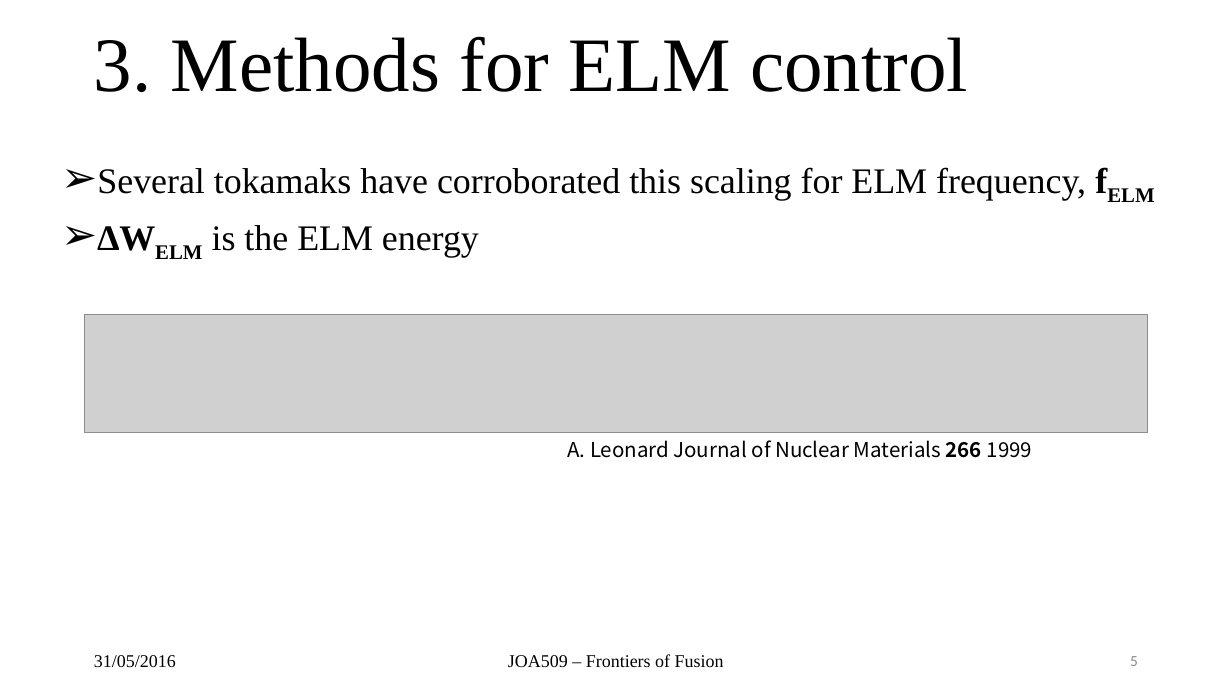
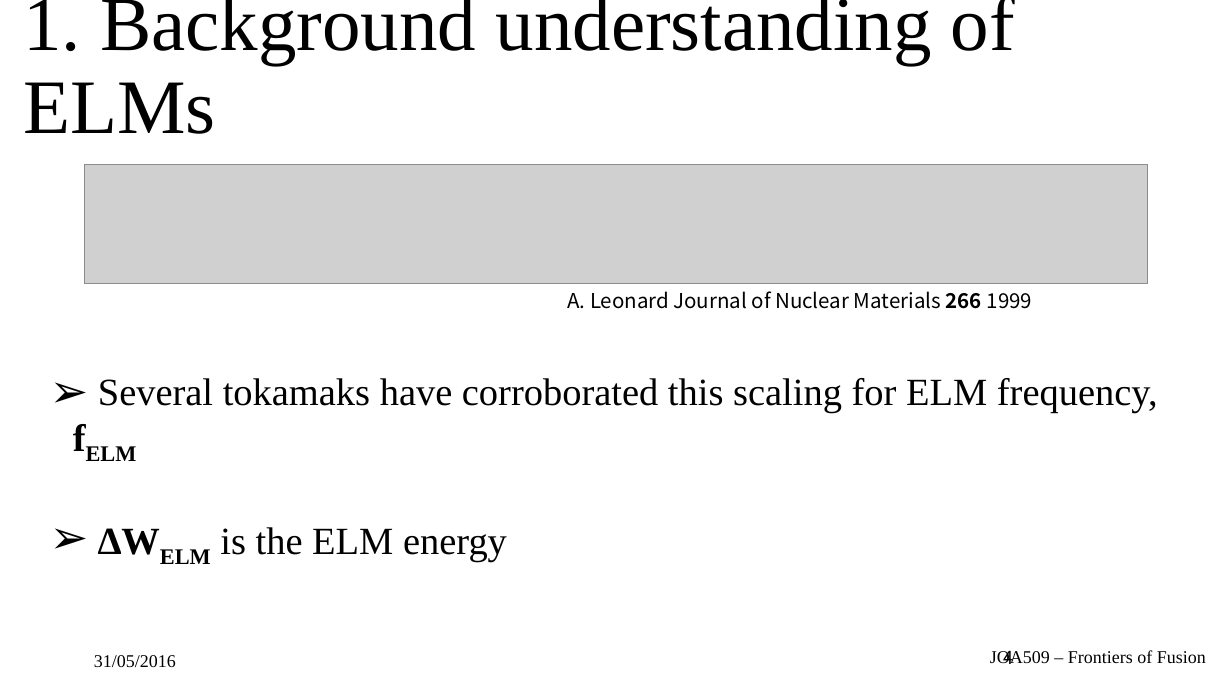
Before and after one commit to airdas/FFessay, a slide deck: slide 4 of Presentation/elmz.pptx (slide 5 before the commit). Drawn at 1232x693 pixels with LibreOffice and Linux fonts; fonts in the diff are those of the drawing; grey boxes stand for pictures; background and template pictures are left out. Boxes give left, top, right and bottom in pixels: in the first picture for what was removed or moved away, otherwise in the second. Text is boxed around its words. In the diff, an @@ line names an element or a change of style, - is before the commit and + after.

```diff
--- a/Presentation/elmz.pptx
+++ b/Presentation/elmz.pptx
@@ title added at (x1=23, y1=0, x2=1015, y2=134), 60 pt, text #000000 @@
+1. Background understanding of ELMs
@@ title removed at (x1=94, y1=36, x2=968, y2=92) @@
-3. Methods for ELM control
@@ picture moved from (x1=85, y1=314, x2=1148, y2=433) to (x1=85, y1=165, x2=1148, y2=284) @@
@@ text "A. Leonard Journal of Nuclear ..." moved from (x1=567, y1=440, x2=1032, y2=458) to (x1=567, y1=291, x2=1032, y2=309) @@
@@ text "Several tokamaks have corroborated this ..." moved from (x1=97, y1=167, x2=1086, y2=258) to (x1=98, y1=378, x2=1158, y2=562) @@
@@ text "Several tokamaks have corroborated this ..." at (x1=98, y1=378, x2=1158, y2=562): size 28 to 30 pt @@
@@ text "JOA509 – Frontiers of Fusion" moved from (x1=508, y1=654, x2=724, y2=667) to (x1=990, y1=650, x2=1206, y2=664) @@
@@ text "JOA509 – Frontiers of Fusion" at (x1=990, y1=650, x2=1206, y2=664): alignment centre to right; vertical alignment middle to top @@
@@ page number at (x1=1004, y1=650, x2=1014, y2=664): vertical alignment middle to top @@
@@ page number at (x1=1004, y1=650, x2=1014, y2=664): text changed; size 12 to 14 pt; font Calibri to Noto Sans CJK KR; text colour #8C8C8C to #000000 @@
-5
+4
```
Also in this commit, not shown: 4 other slides changed, 6 slides added, 3 other files.
